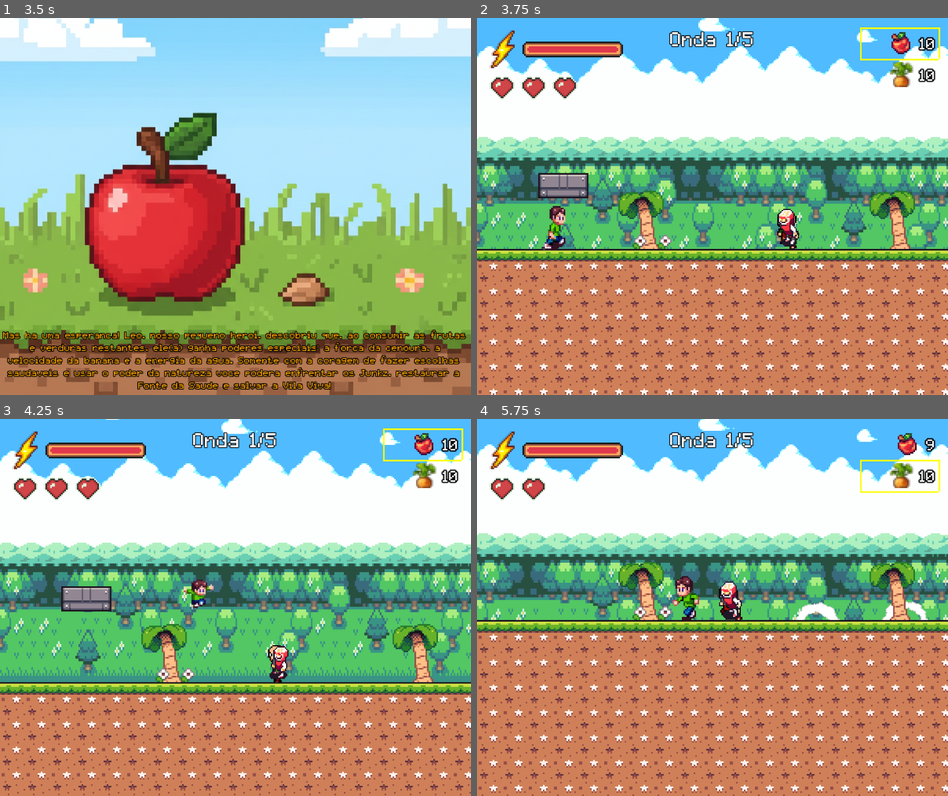
Above: before the commit, frames 1-4 (two rows, left to right).
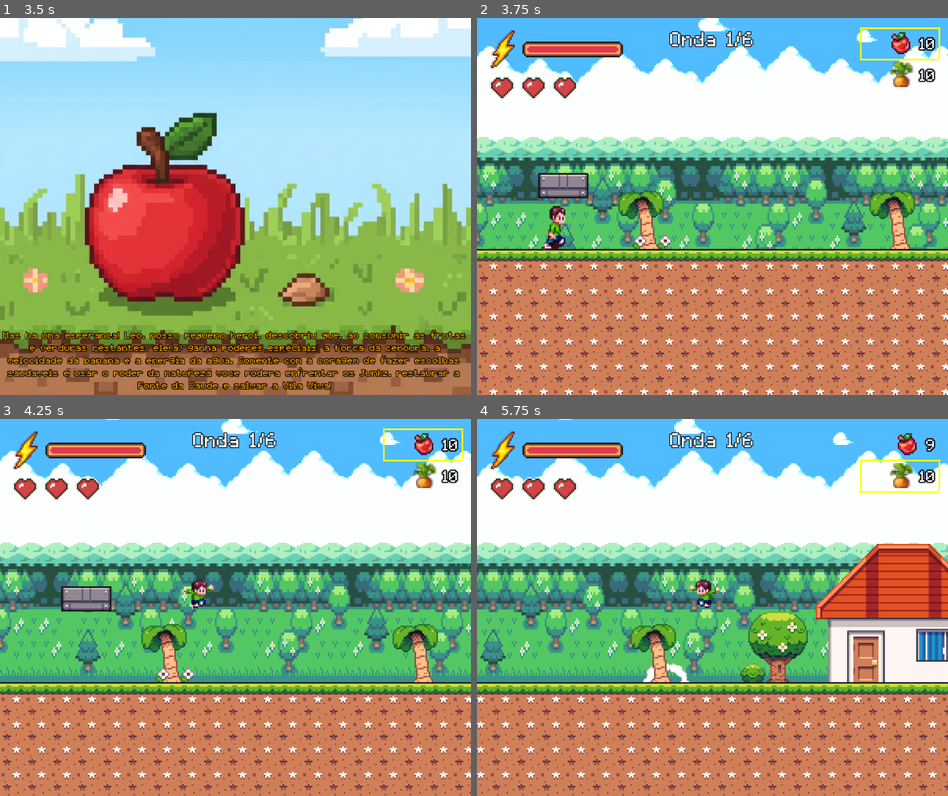
Above: after the commit, the same moments.

Repository: JoaoV4C/MissaoVidaSaudavel
Game: Godot game, scene res://scene/tilescreen.tscn
Same seed, same stepped clock (60 frames per second), same inputs: the game is played once before the commit and once after it.
Inputs (mouse positions are in pixels of both pictures, inside the frame that each line leads up to):
- Up to frame 1 (3.5 s): click "START" at 0.5 s; tap Enter (ui_accept) at 1.25, 2, 2.75 s; move the mouse to (339, 187) at 1.27 s; hold S (duck) 1.28-2.03 s; hold D (right) 1.28-2.78 s; tap W (jump) at 1.52, 2.27 s; move the mouse to (141, 225) at 2.02 s; click (141, 225) at 2.1 s; move the mouse to (282, 123) at 2.77 s; hold A (left) from 2.78 s (still down); tap Q (switch_weapon) at 2.85 s
- Up to frame 2 (3.75 s): tap Enter (ui_accept) at 3.5 s; move the mouse to (688, 281) at 3.52 s; release A (left) at 3.53 s; hold D (right) from 3.53 s (still down); tap S (duck) at 3.6 s
- Up to frame 3 (4.25 s): keep holding D (right); tap W (jump) at 3.77 s
- Up to frame 4 (5.75 s): move the mouse to (853, 664) at 4.27 s; click (853, 664) at 4.35 s; tap W (jump) at 4.52, 5.27 s; move the mouse to (571, 550) at 5.02 s; release D (right) at 5.03 s; hold A (left) from 5.03 s (still down); tap Q (switch_weapon) at 5.1 s

Frame 1 is identical in both runs. In frame 2, 0.4% of the frame differs, in the area x 56-69%, y 3-62%; in frame 3, 0.4%; in frame 4, 50%, in the area x 0-100%, y 0-100%.

Commit message:
feat:item popup

Diff:
--- /dev/null
+++ b/entities/item_popup.tscn
@@ -0,0 +1,70 @@
+[gd_scene load_steps=3 format=4 uid="uid://dyqr5vvwk0o22"]
+
+[ext_resource type="Script" path="res://scripts/item_popup.gd" id="1_popup"]
+[ext_resource type="FontFile" uid="uid://djsqvbxedlq1x" path="res://fonts/pixelmix.ttf" id="2_font"]
+
+[node name="ItemPopup" type="CanvasLayer"]
+layer = 100
+script = ExtResource("1_popup")
+
+[node name="Panel" type="Panel" parent="."]
+anchors_preset = 8
+anchor_left = 0.5
+anchor_top = 0.5
+anchor_right = 0.5
+anchor_bottom = 0.5
+offset_left = -150.0
+offset_top = -120.0
+offset_right = 150.0
+offset_bottom = 120.0
+grow_horizontal = 2
+grow_vertical = 2
+
+[node name="VBoxContainer" type="VBoxContainer" parent="Panel"]
+layout_mode = 1
+anchors_preset = 15
+anchor_right = 1.0
+anchor_bottom = 1.0
+offset_left = 10.0
+offset_top = 10.0
+offset_right = -10.0
+offset_bottom = -10.0
+grow_horizontal = 2
+grow_vertical = 2
+theme_override_constants/separation = 10
+
+[node name="ItemSprite" type="TextureRect" parent="Panel/VBoxContainer"]
+custom_minimum_size = Vector2(64, 64)
+layout_mode = 2
+size_flags_horizontal = 4
+stretch_mode = 5
+
+[node name="ItemName" type="Label" parent="Panel/VBoxContainer"]
+layout_mode = 2
+theme_override_colors/font_outline_color = Color(0, 0, 0, 1)
+theme_override_constants/outline_size = 2
+theme_override_fonts/font = ExtResource("2_font")
+theme_override_font_sizes/font_size = 12
+text = "Nome do Item"
+horizontal_alignment = 1
+autowrap_mode = 2
+
+[node name="ItemDescription" type="Label" parent="Panel/VBoxContainer"]
+layout_mode = 2
+size_flags_vertical = 3
+theme_override_colors/font_outline_color = Color(0, 0, 0, 1)
+theme_override_constants/outline_size = 1
+theme_override_fonts/font = ExtResource("2_font")
+theme_override_font_sizes/font_size = 8
+text = "Descrição do item vai aqui com várias linhas explicando seus poderes e habilidades."
+autowrap_mode = 3
+
+[node name="ContinueLabel" type="Label" parent="Panel/VBoxContainer"]
+layout_mode = 2
+theme_override_colors/font_color = Color(1, 1, 0, 1)
+theme_override_colors/font_outline_color = Color(0, 0, 0, 1)
+theme_override_constants/outline_size = 1
+theme_override_fonts/font = ExtResource("2_font")
+theme_override_font_sizes/font_size = 7
+text = "Pressione qualquer tecla para continuar..."
+horizontal_alignment = 1
--- a/scripts/apple_collectible.gd
+++ b/scripts/apple_collectible.gd
@@ -1,4 +1,6 @@
 extends Area2D
+
+const ITEM_POPUP = preload("res://entities/item_popup.tscn")
 
 func _ready():
 	add_to_group("AppleCollectible")
@@ -15,4 +17,15 @@
 func collect(_player):
 	Globals.apples += 1
 	print("[APPLE_COLLECTIBLE] Coletado! Maçãs: ", Globals.apples)
+
+	# Verificar se é a primeira vez
+	if not Globals.first_apple_collected:
+		Globals.first_apple_collected = true
+		show_item_popup()
+
 	queue_free()
+
+func show_item_popup():
+	var popup = ITEM_POPUP.instantiate()
+	get_tree().root.add_child(popup)
+	popup.show_item("apple")
--- a/scripts/carrot_collectible.gd
+++ b/scripts/carrot_collectible.gd
@@ -1,4 +1,6 @@
 extends Area2D
+
+const ITEM_POPUP = preload("res://entities/item_popup.tscn")
 
 func _ready():
 	add_to_group("CarrotCollectible")
@@ -15,4 +17,15 @@
 func collect(_player):
 	Globals.carrots += 1
 	print("[CARROT_COLLECTIBLE] Coletado! Cenouras: ", Globals.carrots)
+
+	# Verificar se é a primeira vez
+	if not Globals.first_carrot_collected:
+		Globals.first_carrot_collected = true
+		show_item_popup()
+
 	queue_free()
+
+func show_item_popup():
+	var popup = ITEM_POPUP.instantiate()
+	get_tree().root.add_child(popup)
+	popup.show_item("carrot")
--- /dev/null
+++ b/scripts/item_popup.gd
@@ -0,0 +1,70 @@
+extends CanvasLayer
+
+@onready var panel: Panel = $Panel
+@onready var item_sprite: TextureRect = $Panel/VBoxContainer/ItemSprite
+@onready var item_name_label: Label = $Panel/VBoxContainer/ItemName
+@onready var item_description: Label = $Panel/VBoxContainer/ItemDescription
+@onready var continue_label: Label = $Panel/VBoxContainer/ContinueLabel
+
+var item_data = {
+	"apple": {
+		"name": "Granada da Vitalidade",
+		"description": "\"Explosao de Sabores e Nutrientes!\"\n\nAo ser lancada, a maca explode em um burst de vitaminas e fibras que atinge varios Junkz na area, quebrando suas defesas gordurosas.",
+		"texture_uid": "uid://bisx3qseefq0j"
+	},
+	"carrot": {
+		"name": "Raio Laranja da Precisao",
+		"description": "\"Foco da Visao e Mira Perfeita!\"\n\nRica em betacaroteno, a cenoura e disparada como um tiro laser que corta o ar, acertando os Junkz mais rapidos e distantes com precisao cirurgica.",
+		"texture_uid": "uid://bvnvktmhmfw"
+	},
+	"water": {
+		"name": "Jato de Hidratacao Pura",
+		"description": "\"A Forca da Limpeza e Restauracao!\"\n\nA agua, essencial para o corpo, nao apenas enche rapidamente sua barra de Vitalidade, mas tambem \"lava\" o cansaco e a lentidao causados pela poluicao dos Junkz, restaurando seu ritmo e energia.",
+		"texture_uid": "uid://bwlcu511eweq6"
+	}
+}
+
+func _ready():
+	hide()
+	continue_label.text = "Pressione qualquer tecla para continuar..."
+
+func show_item(item_type: String):
+	if not item_data.has(item_type):
+		print("[ITEM_POPUP] Item type não encontrado: ", item_type)
+		return
+
+	var data = item_data[item_type]
+
+	# Configurar textura do item
+	var texture = load(data["texture_uid"])
+	if texture:
+		item_sprite.texture = texture
+
+	# Configurar textos
+	item_name_label.text = data["name"]
+	item_description.text = data["description"]
+
+	# Pausar o jogo e mostrar popup
+	get_tree().paused = true
+	show()
+
+	# Aguardar 2 segundos antes de permitir fechar
+	await get_tree().create_timer(2.0, true, false, true).timeout
+
+	# Aguardar input para fechar
+	await _wait_for_input()
+
+	# Despausar e esconder
+	hide()
+	get_tree().paused = false
+
+func _wait_for_input():
+	while true:
+		await get_tree().process_frame
+		if Input.is_anything_pressed():
+			await get_tree().create_timer(0.1).timeout
+			break
+
+func _input(event):
+	if visible and event is InputEventKey and event.pressed:
+		get_viewport().set_input_as_handled()
--- a/scripts/water_bottle.gd
+++ b/scripts/water_bottle.gd
@@ -1,4 +1,6 @@
 extends Area2D
+
+const ITEM_POPUP = preload("res://entities/item_popup.tscn")
 
 func _ready():
 	add_to_group("WaterBottle")
@@ -16,4 +18,15 @@
 	# Restaurar 60 de energia (60% de 100)
 	Globals.energy = min(100, Globals.energy + 60)
 	print("[WATER_BOTTLE] Coletado! Energia: ", Globals.energy)
+
+	# Verificar se é a primeira vez
+	if not Globals.first_water_collected:
+		Globals.first_water_collected = true
+		show_item_popup()
+
 	queue_free()
+
+func show_item_popup():
+	var popup = ITEM_POPUP.instantiate()
+	get_tree().root.add_child(popup)
+	popup.show_item("water")
--- a/scripts/wave_label.gd
+++ b/scripts/wave_label.gd
@@ -13,7 +13,7 @@
 
 func update_text():
 	if wave_manager:
-		text = "Onda " + str(wave_manager.current_wave) + "/5"
+		text = "Onda " + str(wave_manager.current_wave) + "/6"
 
 func _on_wave_completed():
 	await get_tree().create_timer(0.5).timeout
--- a/scripts/wave_manager.gd
+++ b/scripts/wave_manager.gd
@@ -17,11 +17,12 @@
 
 # Configuração das ondas: [burgers, fries, sodaz, boss]
 var waves = [
-	{"burgers": 3, "fries": 2, "sodaz": 1, "boss": 0},  # Onda 1
-	{"burgers": 4, "fries": 3, "sodaz": 1, "boss": 0},  # Onda 2
-	{"burgers": 5, "fries": 4, "sodaz": 2, "boss": 0},  # Onda 3
-	{"burgers": 6, "fries": 5, "sodaz": 3, "boss": 0},  # Onda 4
-	{"burgers": 3, "fries": 3, "sodaz": 2, "boss": 1}   # Onda 5 (com boss)
+	{"burgers": 1, "fries": 0, "sodaz": 0, "boss": 0},  # Onda 1
+	{"burgers": 3, "fries": 2, "sodaz": 1, "boss": 0},  # Onda 2
+	{"burgers": 4, "fries": 3, "sodaz": 1, "boss": 0},  # Onda 3
+	{"burgers": 5, "fries": 4, "sodaz": 2, "boss": 0},  # Onda 4
+	{"burgers": 6, "fries": 5, "sodaz": 3, "boss": 0},  # Onda 5
+	{"burgers": 3, "fries": 3, "sodaz": 2, "boss": 1}   # Onda 6 (com boss)
 ]
 
 func _ready():
--- a/singletons/globals.gd
+++ b/singletons/globals.gd
@@ -4,3 +4,8 @@
 var carrots := 10
 var lifes := 0
 var energy := 100
+
+# Rastreamento de itens coletados pela primeira vez
+var first_apple_collected := false
+var first_carrot_collected := false
+var first_water_collected := false
Not shown, added: scripts/item_popup.gd.uid
